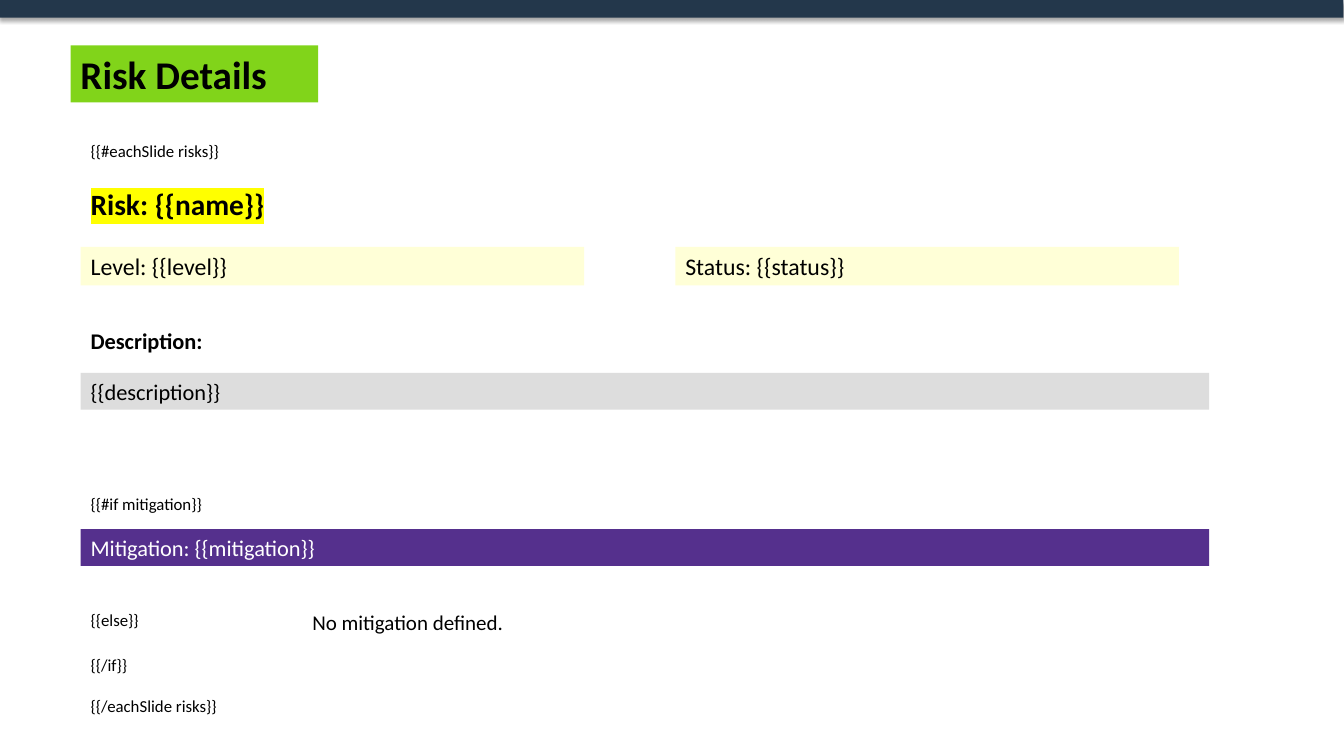
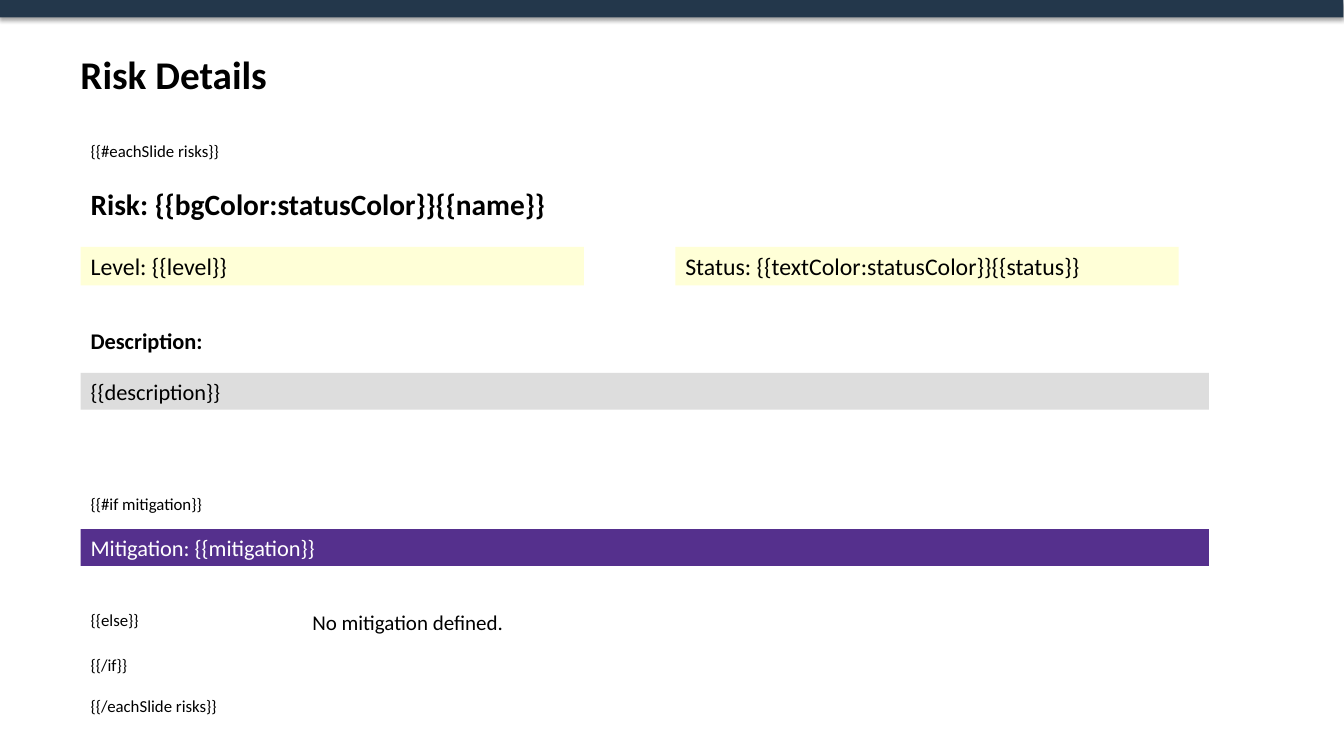
Before and after one commit to ayoub-ahnaou/pptx-template-engine, a slide deck: slide 3 of template/template.pptx. Drawn at 1344x756 pixels with LibreOffice and Linux fonts; fonts in the diff are those of the drawing. Boxes give left, top, right and bottom in pixels: in the first picture for what was removed or moved away, otherwise in the second. Text is boxed around its words. In the diff, an @@ line names an element or a change of style, - is before the commit and + after.

Commit message:
update template.pptx with new slide design and content

```diff
--- a/template/template.pptx
+++ b/template/template.pptx
@@ text "Risk Details": place and size @@
-text "Risk Details" at (71,45,319,102)
+text "Risk Details" at (80,61,266,90)
@@ text "Risk Details" at (80,61,266,90): fill #81D41A to none @@
@@ text at (91,193,545,220): text changed @@
-Risk: {{name}}
+Risk: {{bgColor:statusColor}}{{name}}
@@ text in rectangle at (685,257,1080,279): text changed @@
-Status: {{status}}
+Status: {{textColor:statusColor}}{{status}}
```
Also in this commit, not shown: 3 other slides changed.
